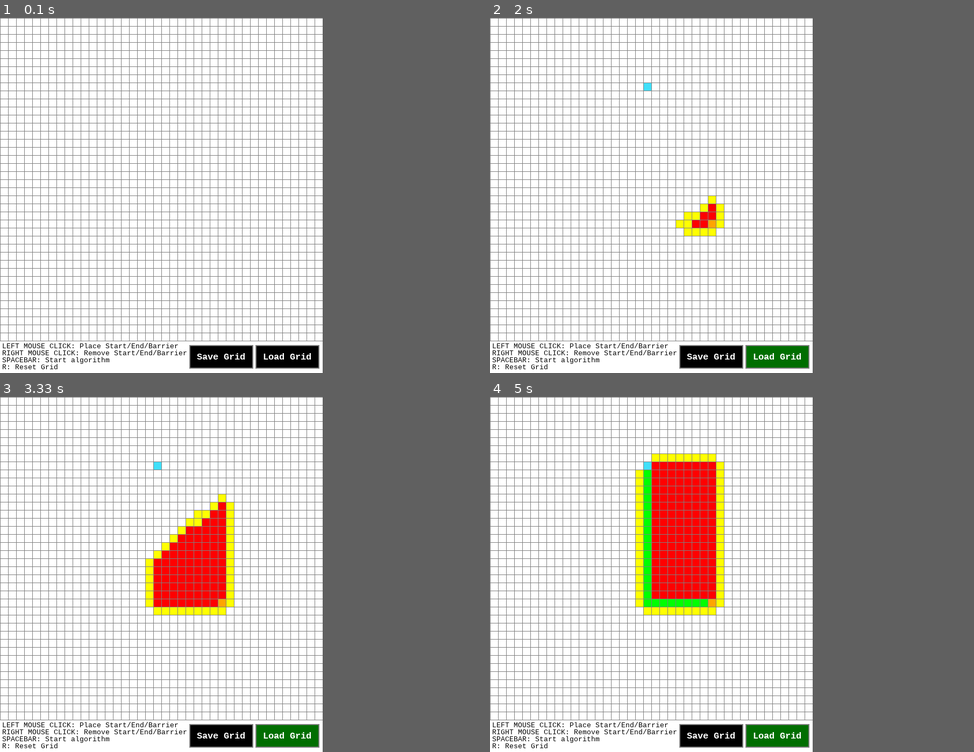
Above: before the commit, frames 1-4 (two rows, left to right).
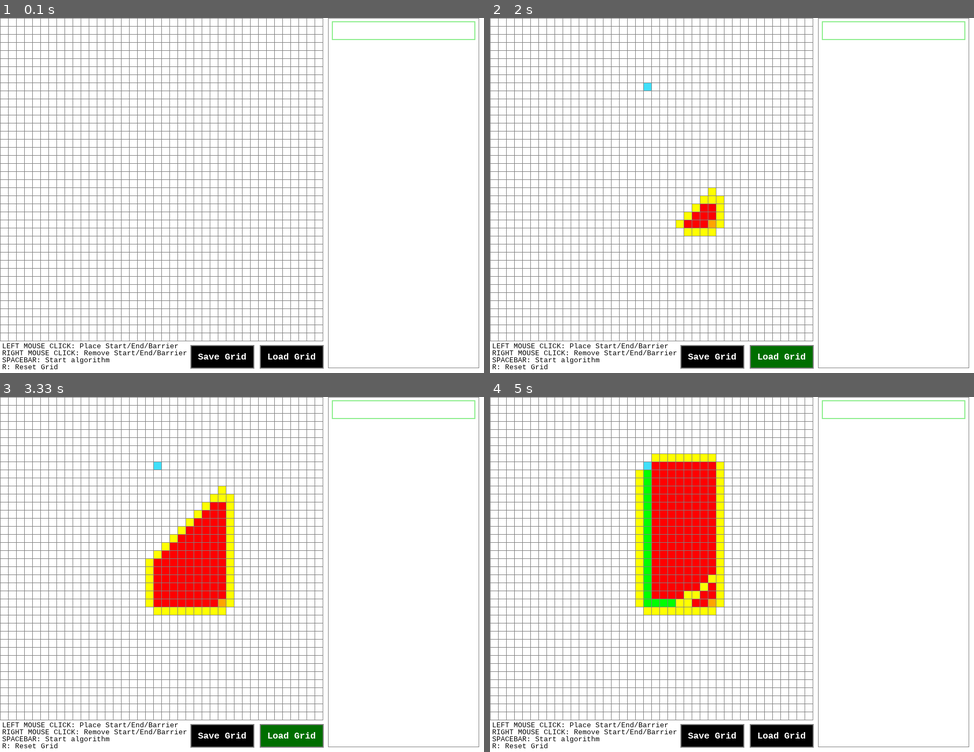
Above: after the commit, the same moments.

Repository: T995CC/CodingStuff
Game: pygame game, started from Python/PythonPrograms/Custom Games/PathFindingVisualizer/PathFindingVisualizer.py
The game is run twice, just before and just after one commit, with the same random seed, the same clock (stepped at 60 frames per second) and the same inputs.
Inputs (mouse positions are in pixels of both pictures, inside the frame that each line leads up to):
- Up to frame 1 (0.1 s): no input
- Up to frame 2 (2 s): click (891, 28) at 0.38 s; tap Enter at 0.67, 1.33 s; type "ann" at 1 s; press the mouse at (780, 355) at 1.58 s; move the mouse to (712, 220) at 1.68 s; release the mouse at (644, 81) at 1.82 s; tap Space at 1.88 s
- Up to frame 3 (3.33 s): no input
- Up to frame 4 (5 s): press the mouse at (780, 734) at 4.47 s; move the mouse to (770, 606) at 4.57 s; release the mouse at (761, 478) at 4.7 s; tap Space at 4.83 s; click (572, 524) at 4.85 s
The window is 600x660 before the commit and 900x660 after it. Grey fills any space a smaller window leaves; there, only what the larger window draws over its background counts as a difference.

The runs differ from the first frame. In frame 1, 1.0% of the frame differs, in the area x 39-99%, y 0-99%; in frame 2, 1.3%; in frame 3, 1.3%; in frame 4, 1.9%, in the area x 38-99%, y 0-99%.

Commit message:
Added functional LoadInputBox and buttons are functional

Diff:
--- a/Python/PythonPrograms/Custom Games/PathFindingVisualizer/PathFindingVisualizer.py
+++ b/Python/PythonPrograms/Custom Games/PathFindingVisualizer/PathFindingVisualizer.py
@@ -1,28 +1,35 @@
 import pygame
 import math
-import time
+import pickle
+import os
 from queue import PriorityQueue
 pygame.init()
 
+
 WIDTH = 600
+WIDTH_whole = 900
 HEIGHT = 660
+
 ROWS = 40
-WINDOW = pygame.display.set_mode((WIDTH, HEIGHT))
+WINDOW = pygame.display.set_mode((WIDTH_whole, HEIGHT))
 pygame.display.set_caption("A* Path Finding Visualizer")
+font_box = pygame.font.SysFont('ocraextended', 20)
 font_button = pygame.font.SysFont('ocraextended', 17, bold = 1)
 font_screen = pygame.font.SysFont('ocraextended', 13)
 
 RED = (255, 0, 0)
 GREEN = (0, 255, 0)
+LIGHTGREEN = (125, 255, 125)
 DARKGREEN = (0, 110, 0)
 BLUE = (0, 0, 255)
+LIGHTBLUE = (125, 125, 255)
 YELLOW = (255, 255, 0)
 WHITE = (255, 255, 255)
 BLACK = (0, 0, 0)
 PURPLE = (128, 0, 128)
 ORANGE = (255, 165 ,0)
 GREY = (128, 128, 128)
-DARKGREY = (77, 77, 77)
+DARKGREY = (40,40,40)
 CYAN = (64, 224, 250)	  #CUSTOM COLOR
 
 controls_text1 = 'LEFT MOUSE CLICK: Place Start/End/Barrier'
@@ -180,10 +187,11 @@
 	gap = width // rows
 	for i in range(rows + 1):
 		pygame.draw.line(window, GREY, (0, i * gap), (width, i * gap))
-		for j in range(rows):
+		for j in range(rows + 1):
 			pygame.draw.line(window, GREY, (j * gap, 0), (j * gap, width))
 
-def draw(window, grid, rows, width):
+
+def draw(window, grid, rows, width, colorbox, txt_surface):
 	window.fill(WHITE)
 
 	for row in grid:
@@ -192,10 +200,21 @@
 
 	draw_gridlines(window, rows, width)
 	redrawbuttons()
+
+	pygame.draw.rect(WINDOW, colorbox, input_box, 2)
+	WINDOW.blit(txt_surface, (input_box.x+5, input_box.y+5))
+
 	message(controls_text1, BLACK, 4, 603)
 	message(controls_text2, BLACK, 4, 616)
 	message(controls_text3, BLACK, 4, 629)
 	message(controls_text4, BLACK, 4, 642)
+
+	pygame.draw.line(window, GREY, (610, 0), (890, 0), 1)
+	pygame.draw.line(window, GREY, (610, 650), (890, 650), 1)
+	pygame.draw.line(window, GREY, (610, 0), (610, 650), 1)
+	pygame.draw.line(window, GREY, (890, 0), (890, 650), 1)
+
+
 	pygame.display.update()
 
 def get_clicked_pos(pos, rows, width):
@@ -240,8 +259,8 @@
 		return False
 
 
-save_button = Button(BLACK, 354, 610, 115, 40, 'Save Grid')
-load_button = Button(BLACK, 477, 610, 115, 40, 'Load Grid')
+save_button = Button(BLACK, 356, 610, 115, 40, 'Save Grid')
+load_button = Button(BLACK, 485, 610, 115, 40, 'Load Grid')
 
 def redrawbuttons():
 	save_button.draw_button(WINDOW)
@@ -252,21 +271,37 @@
 	WINDOW.blit(screen_text, (x, y))
 
 
+input_box = pygame.Rect(617, 6, 267, 35)
+
+
 def main(window, width):
 	#print(pygame.font.get_fonts())
+	print(os.listdir("C:/Users/Absaar/Documents/CodingStuff"))
+	colorbox = pygame.Color('LIGHTGREEN')
+	clock = pygame.time.Clock()
 	grid = make_grid(ROWS, width)
 	start = None
 	end = None
 	run = True
 	clicked = False
+	active = False
+	text = ''
+	txt_surface = font_box.render(text, True, BLACK)
 	while run:
-		draw(window, grid, ROWS, width)
+		draw(window, grid, ROWS, width, colorbox, txt_surface)
 		for event in pygame.event.get():
 
 			pos = pygame.mouse.get_pos()
 
 			if event.type == pygame.QUIT:
 				run = False
+
+			if event.type == pygame.MOUSEBUTTONDOWN:
+				if input_box.collidepoint(event.pos):
+					active = True
+				else:
+					active = False
+
 
 			if event.type == pygame.MOUSEMOTION and clicked == False:
 				if save_button.isOver(pos):
@@ -290,10 +325,28 @@
 				clicked = False
 				if save_button.isOver(pos):
 					save_button.color = DARKGREY
-					print("lol")
+					pickle.dump(grid, open("grid", "wb"))
+					save_name = input("Give this grid a name\n")
+					with open(save_name, 'wb') as filehandle:	# store the data as binary data stream
+						pickle.dump(grid, filehandle)
+
 				if load_button.isOver(pos):
 					load_button.color = DARKGREY
-					print("hola")
+					grid = pickle.load(open("grid", "rb"))
+					grid_name = input("Enter the name of the grid you'd like to load\n")
+					with open(grid_name, 'rb') as filehandle:	# read the data as binary data stream
+						grid = pickle.load(filehandle)
+					#print(grid)
+					for row in grid:
+						for node in row:
+							if node.color == ORANGE:
+								start = node
+								start.make_start()
+							elif node.color == CYAN:
+								end = node
+								end.make_end()
+							elif node.color == BLACK:
+								node.make_barrier()
 
 
 			if pygame.mouse.get_pressed()[0]:	 #LEFT MOUSE BUTTON
@@ -327,12 +380,36 @@
 					end = None
 
 			if event.type == pygame.KEYDOWN:
+				if active:
+					if event.key == pygame.K_RETURN:
+						print(text)
+						try:
+							with open(text, 'rb') as filehandle:	# read the data as binary data stream
+								grid = pickle.load(filehandle)
+						except:
+							pass
+						for row in grid:
+							for node in row:
+								if node.color == ORANGE:
+									start = node
+									start.make_start()
+								elif node.color == CYAN:
+									end = node
+									end.make_end()
+								elif node.color == BLACK:
+									node.make_barrier()
+						text = ''
+					elif event.key == pygame.K_BACKSPACE:
+						text = text[:-1]
+					else:
+						text += event.unicode
+
 				if event.key == pygame.K_SPACE and start and end:	 #SPACEBAR
 					for row in grid:
 						for node in row:
 							node.update_nieghbors(grid)
 
-					algorithm(lambda: draw(window, grid, ROWS, width), grid, start, end)
+					algorithm(lambda: draw(window, grid, ROWS, width, colorbox, txt_surface), grid, start, end)
 
 
 				if event.key == pygame.K_r:		 #KEY 'r'
@@ -340,6 +417,15 @@
 					end = None
 					grid = make_grid(ROWS, width)
 
+		if active:
+			colorbox = pygame.Color('GREEN')
+			txt_surface = font_box.render(text, True, BLACK)
+		else:
+			colorbox = pygame.Color('LIGHTGREEN')
+			txt_surface = font_box.render(text, True, GREY)
+
+		clock.tick(60)
+
 
 	pygame.quit()
 
